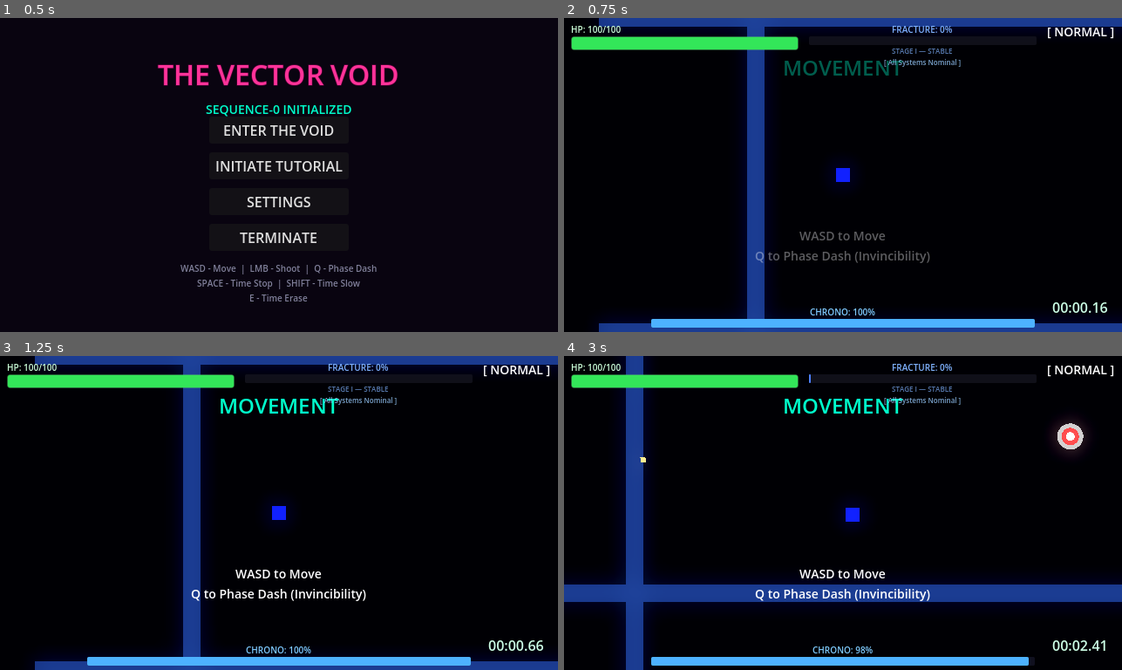
Above: before the commit, frames 1-4 (two rows, left to right).
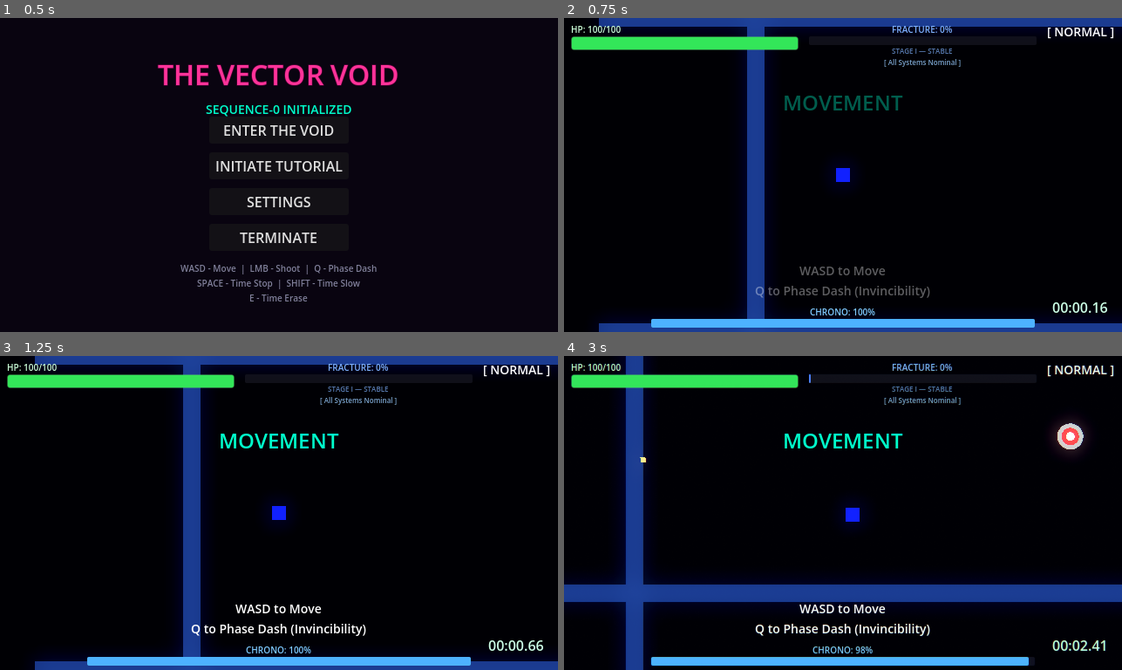
Above: after the commit, the same moments.

Repository: scarf-y/Polychron
Game: Godot game, scene res://scenes/ui/main_menu.tscn
The game is run twice, just before and just after one commit, with the same random seed, the same clock (stepped at 60 frames per second) and the same inputs.
Inputs (mouse positions are in pixels of both pictures, inside the frame that each line leads up to):
- Up to frame 1 (0.5 s): no input
- Up to frame 2 (0.75 s): click "INITIATE TUTORIAL" at 0.5 s
- Up to frame 3 (1.25 s): no input
- Up to frame 4 (3 s): tap Enter at 1.25 s; move the mouse to (965, 497) at 1.27 s; hold D (move_right) 1.28-2.03 s; tap Q (dash) at 1.35 s; move the mouse to (731, 528) at 2.02 s; hold S (move_down) 2.03-2.78 s; click (731, 528) at 2.1 s; move the mouse to (898, 443) at 2.77 s; hold D (move_right) from 2.78 s (still down); tap E (time_erase) at 2.85 s

Frame 1 is identical in both runs. In frame 2, 2.1% of the frame differs, in the area x 34-66%, y 13-90%; in frame 3, 2.4%; in frame 4, 3.7%, in the area x 1-99%, y 2-99%.

Commit message:
fix: move tutorial text lower and add time effect shaders

Diff:
--- a/scenes/levels/tutorial_level.tscn
+++ b/scenes/levels/tutorial_level.tscn
@@ -7,6 +7,7 @@
 [ext_resource type="AudioStream" path="res://assets/audio/chrono stream.mp3" id="5_audio"]
 [ext_resource type="Script" path="res://scripts/level_bgm.gd" id="6_lvlbgm"]
 [ext_resource type="Script" path="res://scripts/tutorial_dummy.gd" id="7_dummy_script"]
+[ext_resource type="PackedScene" path="res://scenes/effects/time_effect.tscn" id="8_time_fx"]
 
 [sub_resource type="RectangleShape2D" id="wall_h"]
 size = Vector2(1000, 20)
@@ -87,6 +88,8 @@
 [node name="CollisionShape2D" type="CollisionShape2D" parent="Dummy"]
 shape = SubResource("dummy_shape")
 
+[node name="TimeEffect" parent="." instance=ExtResource("8_time_fx")]
+
 [node name="CanvasLayer" type="CanvasLayer" parent="."]
 
 [node name="Instructions" type="Control" parent="CanvasLayer"]
@@ -104,9 +107,9 @@
 anchor_left = 0.5
 anchor_right = 0.5
 offset_left = -150.0
-offset_top = 40.0
+offset_top = 80.0
 offset_right = 150.0
-offset_bottom = 70.0
+offset_bottom = 110.0
 theme_override_colors/font_color = Color(0, 1, 0.8, 1)
 theme_override_font_sizes/font_size = 24
 text = "STEP TITLE"
@@ -120,9 +123,9 @@
 anchor_right = 0.5
 anchor_bottom = 0.5
 offset_left = -200.0
-offset_top = 60.0
+offset_top = 100.0
 offset_right = 200.0
-offset_bottom = 120.0
+offset_bottom = 160.0
 theme_override_font_sizes/font_size = 14
 text = "Instruction text goes here.
 Explain what to do."
